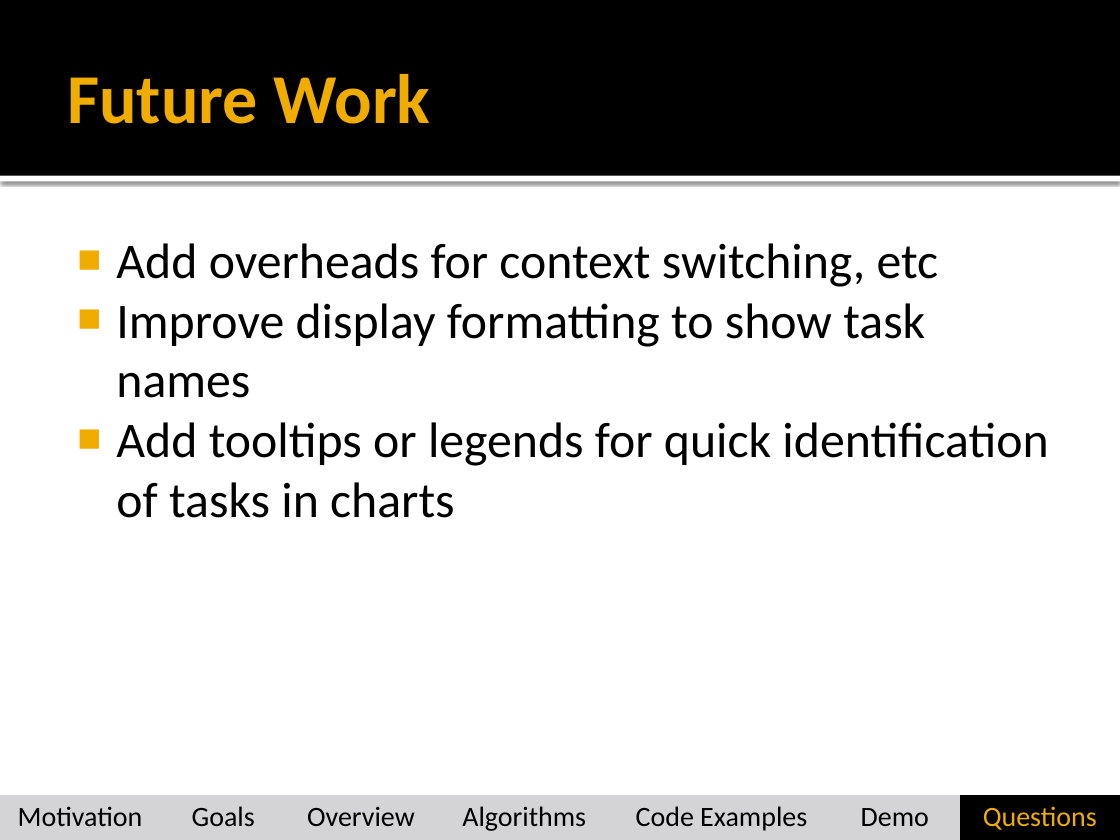
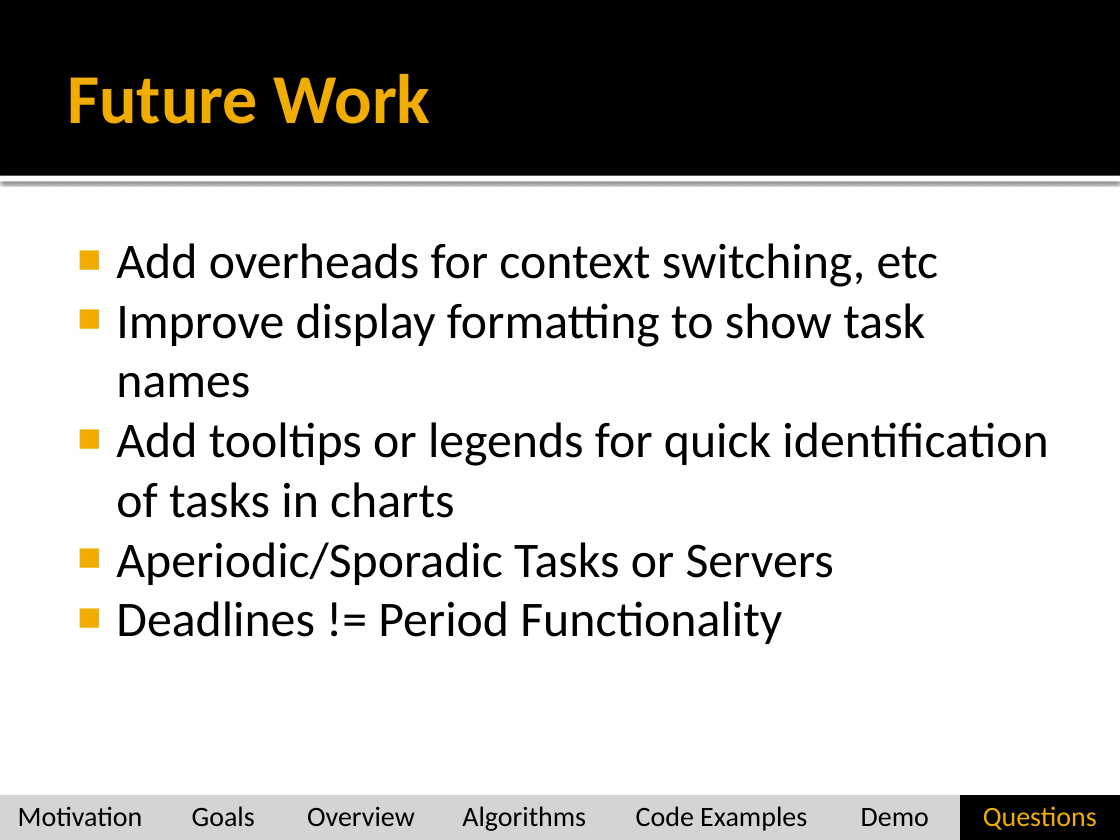
Before and after one commit to pnbloem/RTSVisualizer, a slide deck: slide 26 of FinalPresentationSlides.pptx. Drawn at 1120x840 pixels with LibreOffice and Linux fonts; fonts in the diff are those of the drawing. Boxes give left, top, right and bottom in pixels: in the first picture for what was removed or moved away, otherwise in the second. Text is boxed around its words. In the diff, an @@ line names an element or a change of style, - is before the commit and + after.

Commit message:
Presentation changes.

```diff
--- a/FinalPresentationSlides.pptx
+++ b/FinalPresentationSlides.pptx
@@ text at (116,542,834,644): paragraphs added @@
+■ Aperiodic/Sporadic Tasks or Servers
+■ Deadlines != Period Functionality
```
Also in this commit, not shown: 1 other slide changed.
